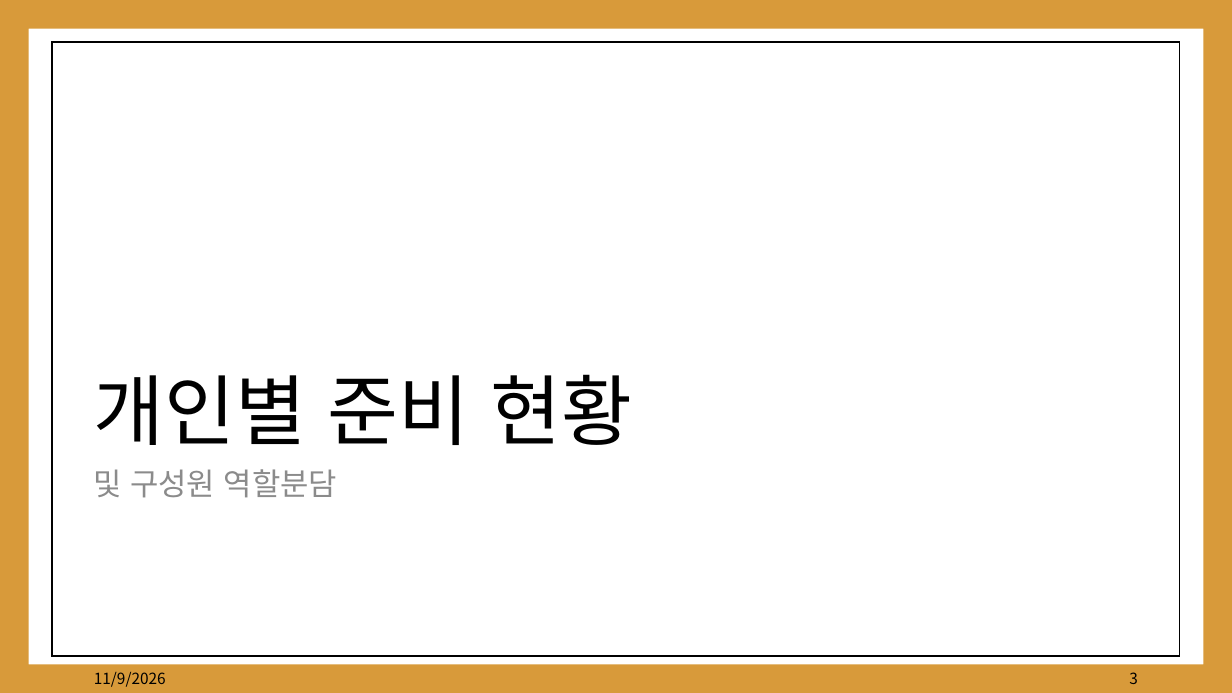
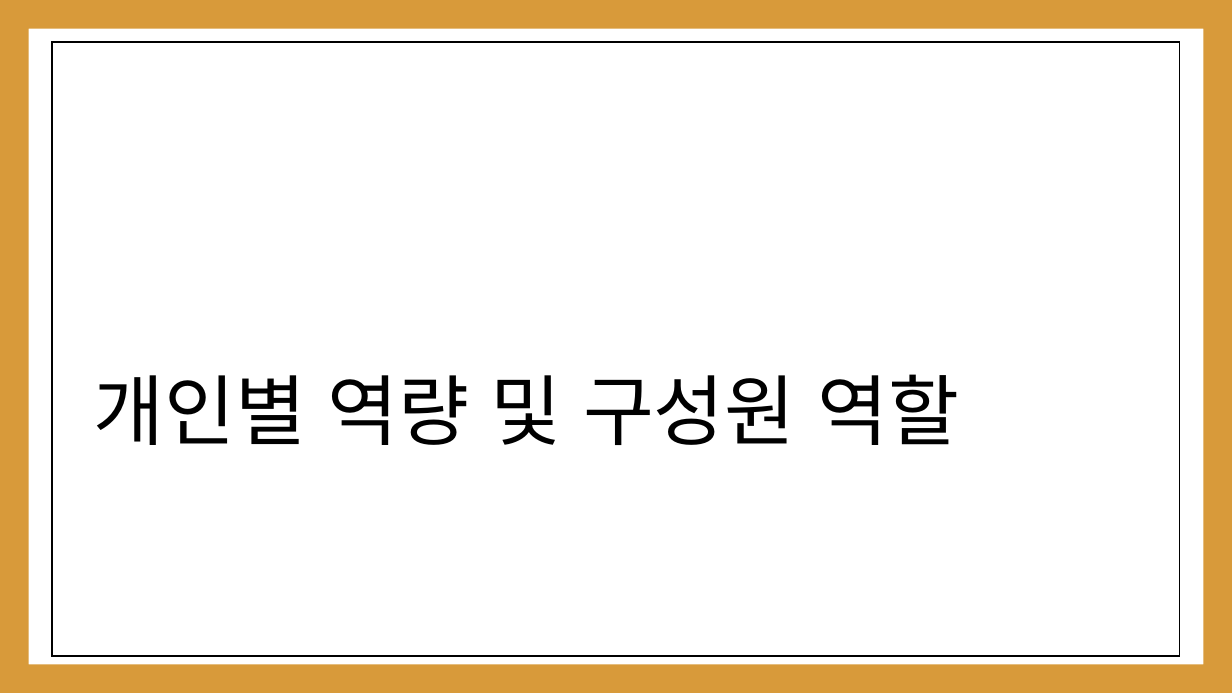
Before and after one commit to kwakyerin/2026_Graduation_Project, a slide deck: slide 3 of documents/HyunahKwon/01_works/01_designing/03_for_pt_professor/3차_배트와달트_정식제안서.pptx. Drawn at 1232x693 pixels with LibreOffice and Linux fonts; fonts in the diff are those of the drawing. Boxes give left, top, right and bottom in pixels: in the first picture for what was removed or moved away, otherwise in the second. Text is boxed around its words. In the diff, an @@ line names an element or a change of style, - is before the commit and + after.

```diff
--- a/documents/HyunahKwon/01_works/01_designing/03_for_pt_professor/3차_배트와달트_정식제안서.pptx
+++ b/documents/HyunahKwon/01_works/01_designing/03_for_pt_professor/3차_배트와달트_정식제안서.pptx
@@ title at (93, 374, 959, 445): text changed @@
-개인별 준비 현황
+개인별 역량 및 구성원 역할
@@ text removed at (93, 469, 337, 498) @@
-및 구성원 역할분담
@@ text removed at (94, 672, 166, 687) @@
-11/9/2026
@@ page number removed at (1129, 672, 1138, 684) @@
-3
```
Also in this commit, not shown: 16 other slides changed, 3 slides added, 2 slides removed, 1 other file.
